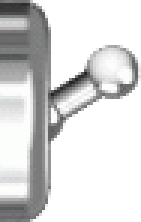
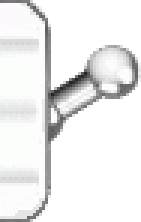
Two versions of the same layered image (141 × 222). Layer-by-layer changes:
painted on "switch body" over bbox(0, 0, 51, 219)
